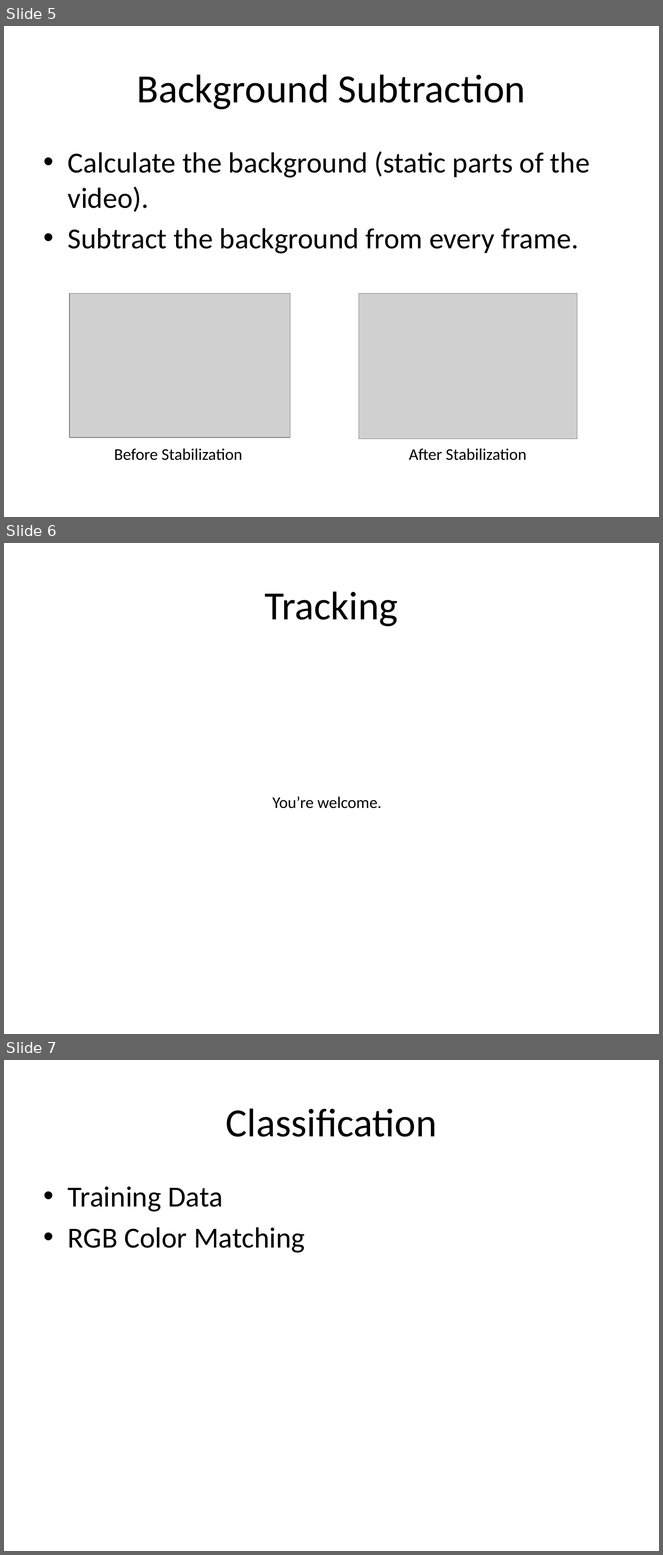
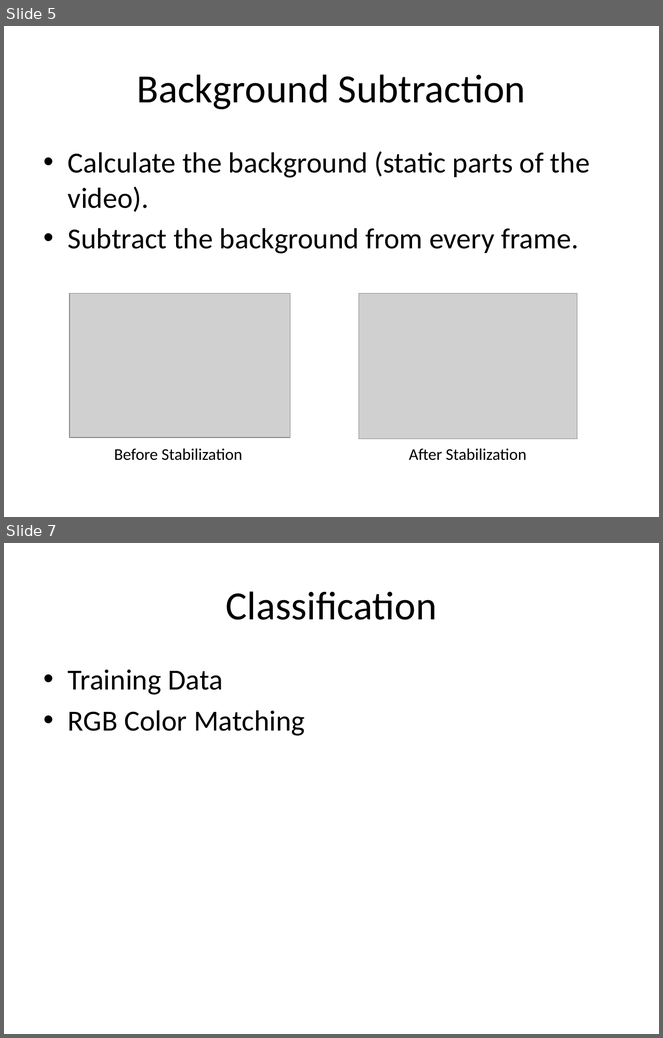
Before and after one commit to shangma/ComputerVisionFinalProject, a slide deck: Final Project.pptx. Shown one above the other, each under a label of ours: slides 5, 6 and 7 before the commit, slides 5 and 7 after it; the slides between them are not shown. The pictures are 663x1555 and 663x1038 pixels, drawn with LibreOffice and Linux fonts; fonts in the diff are those of the drawing; grey boxes stand for pictures. Boxes give left, top, right and bottom in pixels: in the first picture for what was removed or moved away, otherwise in the second. Text is boxed around its words. In the diff, an @@ line names an element or a change of style, - is before the commit and + after.

Commit message:
TEXT BOX

```diff
--- a/Final Project.pptx
+++ b/Final Project.pptx
@@ slide 6 removed at [4, 543, 659, 1034], background #FFFFFF @@
@@ title removed at [265, 591, 398, 627] @@
-Tracking
@@ text removed at [272, 797, 382, 809] @@
-You’re welcome.
```
Also in this commit, not shown: 1 slide added.
